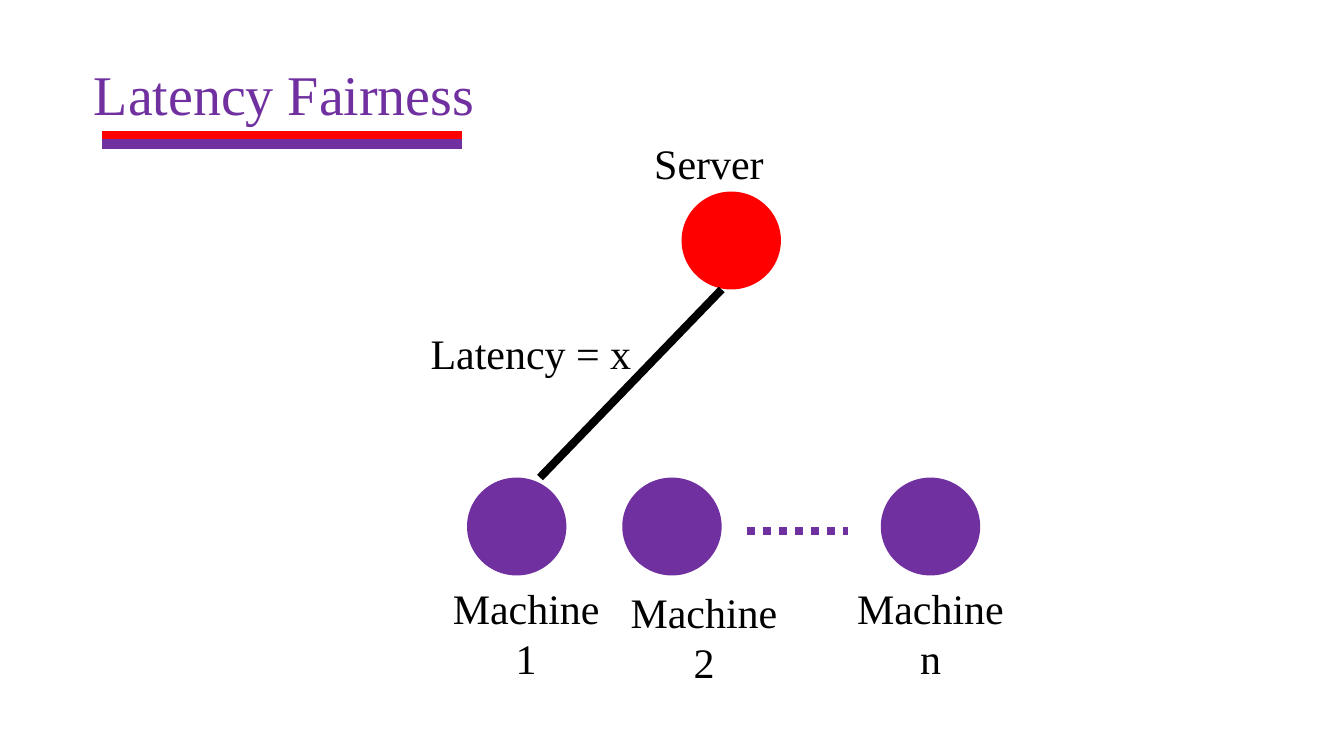
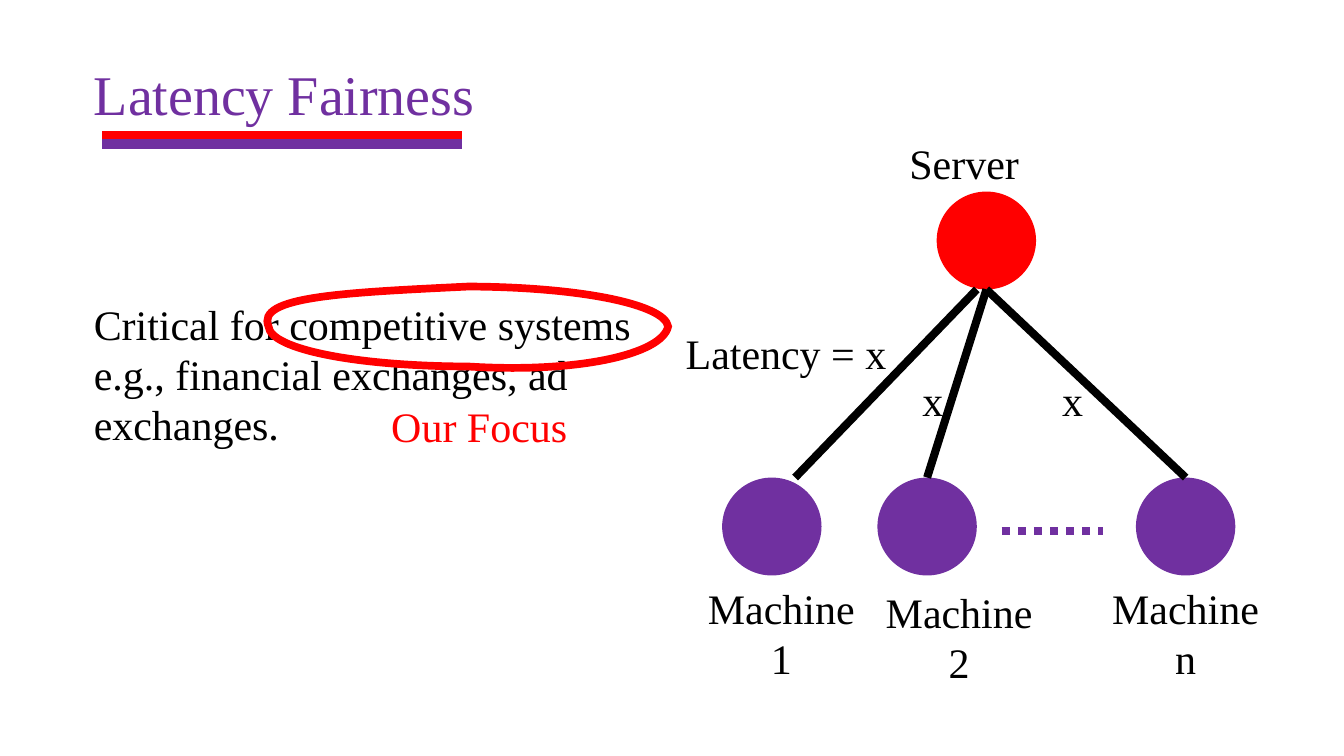
Before and after one commit to HaseebLUMS/Onyx-Presentation, a slide deck: slide 8 of thesis-latency-fairness.pptx (slide 5 before the commit). Drawn at 1344x756 pixels with LibreOffice and Linux fonts; fonts in the diff are those of the drawing. Boxes give left, top, right and bottom in pixels: in the first picture for what was removed or moved away, otherwise in the second. Text is boxed around its words. In the diff, an @@ line names an element or a change of style, - is before the commit and + after.

Commit message:
update presentation

```diff
--- a/thesis-latency-fairness.pptx
+++ b/thesis-latency-fairness.pptx
@@ freeform shape added at <box>268,286,667,366</box>, outline #FF0000 5.5 pt @@
@@ line added from (987, 289) to (928, 478), #000000 5.75 pt @@
@@ line added from (987, 289) to (1186, 478), #000000 5.75 pt @@
@@ text added at <box>94,307,631,448</box>, 30 pt, text #000000 @@
+Critical for competitive systems
+e.g., financial exchanges, ad exchanges.
@@ text added at <box>1062,383,1083,416</box>, 30 pt, text #000000 @@
+x
@@ text added at <box>391,414,567,443</box>, 30 pt, text #FF0000 @@
+Our Focus
@@ text added at <box>922,396,943,424</box>, 30 pt, text #000000 @@
+x
@@ 5 texts, 4 ellipses, 2 lines: place and size @@
-5 texts, 4 ellipses, 2 lines at <box>431,151,1004,678</box>
+5 texts, 4 ellipses, 2 lines at <box>686,151,1259,678</box>
```
Also in this commit, not shown: 1 other slide changed, 2 slides added.
